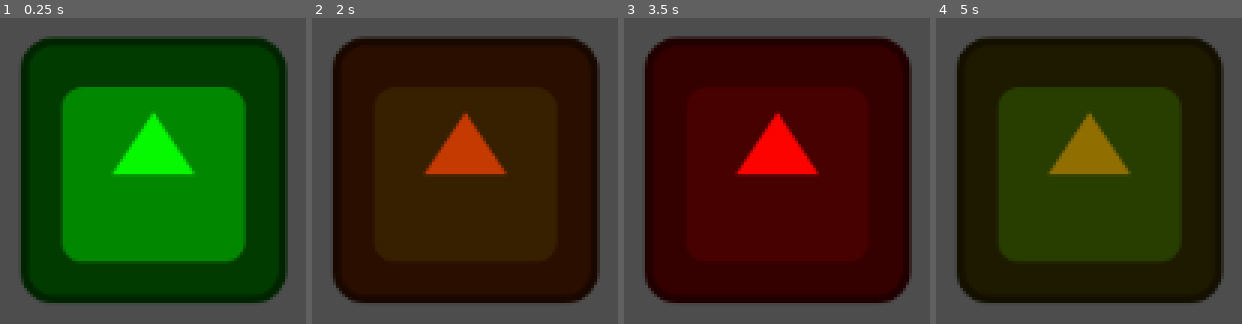
Above: before the commit, frames 1-4 (left to right).
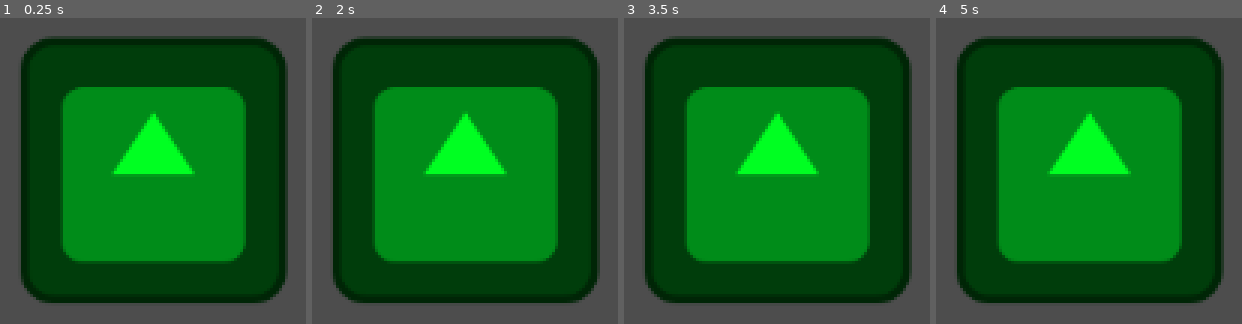
Above: after the commit, the same moments.

Repository: hperantunes/shaders-101
Game: Godot game, scene res://scenes/shaders_101.tscn
Same seed, same stepped clock (60 frames per second), same inputs: the game is played once before the commit and once after it. The engine's default icon, where the game draws it, is replaced by a stand-in: a white triangle on a blue panel in a dark square.
Inputs:
- Up to frame 1 (0.25 s): no input
- Up to frame 2 (2 s): no input
- Up to frame 3 (3.5 s): no input
- Up to frame 4 (5 s): no input

The runs differ from the first frame. In frame 1, 32% of the frame differs, in the area x 20-80%, y 23-80%; in frame 2, 73%; in frame 3, 74%, in the area x 6-94%, y 6-94%; in frame 4, 67%.

Commit message:
Lesson 2.15

Diff:
--- a/scenes/shaders_101.tscn
+++ b/scenes/shaders_101.tscn
@@ -6,6 +6,10 @@
 
 [sub_resource type="ShaderMaterial" id="ShaderMaterial_0hqf3"]
 shader = ExtResource("1_wwodm")
+shader_parameter/my_float = 5.0
+shader_parameter/my_int = 10
+shader_parameter/my_bool = null
+shader_parameter/my_color = Color(0, 1, 0.132813, 1)
 
 [node name="Shaders101" type="Node2D"]
 script = ExtResource("1_6dbed")
--- a/shaders/my_first_shader.gdshader
+++ b/shaders/my_first_shader.gdshader
@@ -1,4 +1,12 @@
 shader_type canvas_item;
+
+group_uniforms FirstGroup;
+uniform float my_float: hint_range(1.0, 10.0) = 5.0;
+uniform int my_int = 10;
+
+group_uniforms SecondGroup;
+uniform bool my_bool;
+uniform vec4 my_color: source_color;
 
 void vertex() {
 
@@ -18,5 +26,5 @@
 	float mix_percentage = (sin(TIME * 5.0) + 1.0) * 0.5;
 	vec4 mixed_color = mix(color1, color2, mix_percentage);
 
-	COLOR = texture(TEXTURE, UV) * mixed_color;
+	COLOR = texture(TEXTURE, UV) * my_color;
 }
